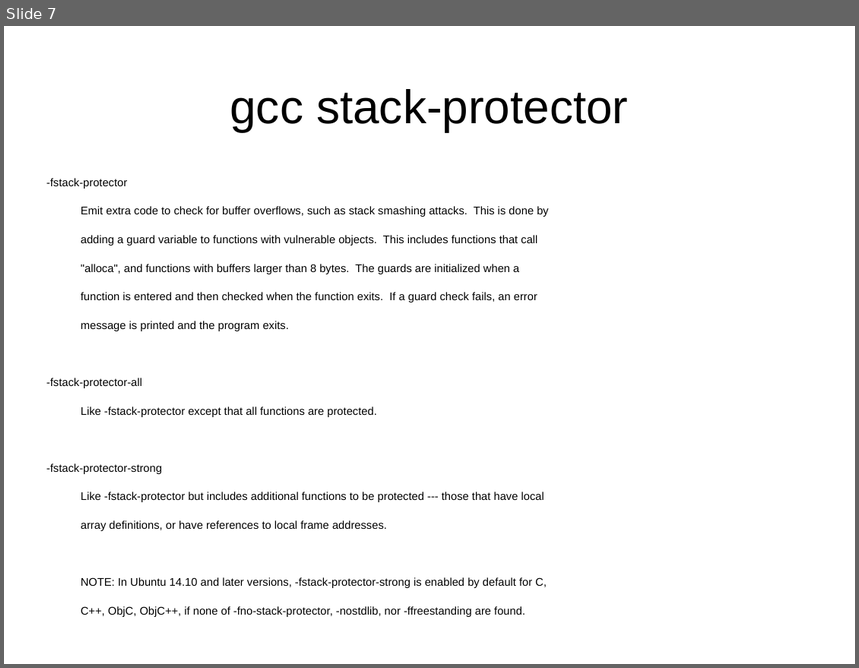
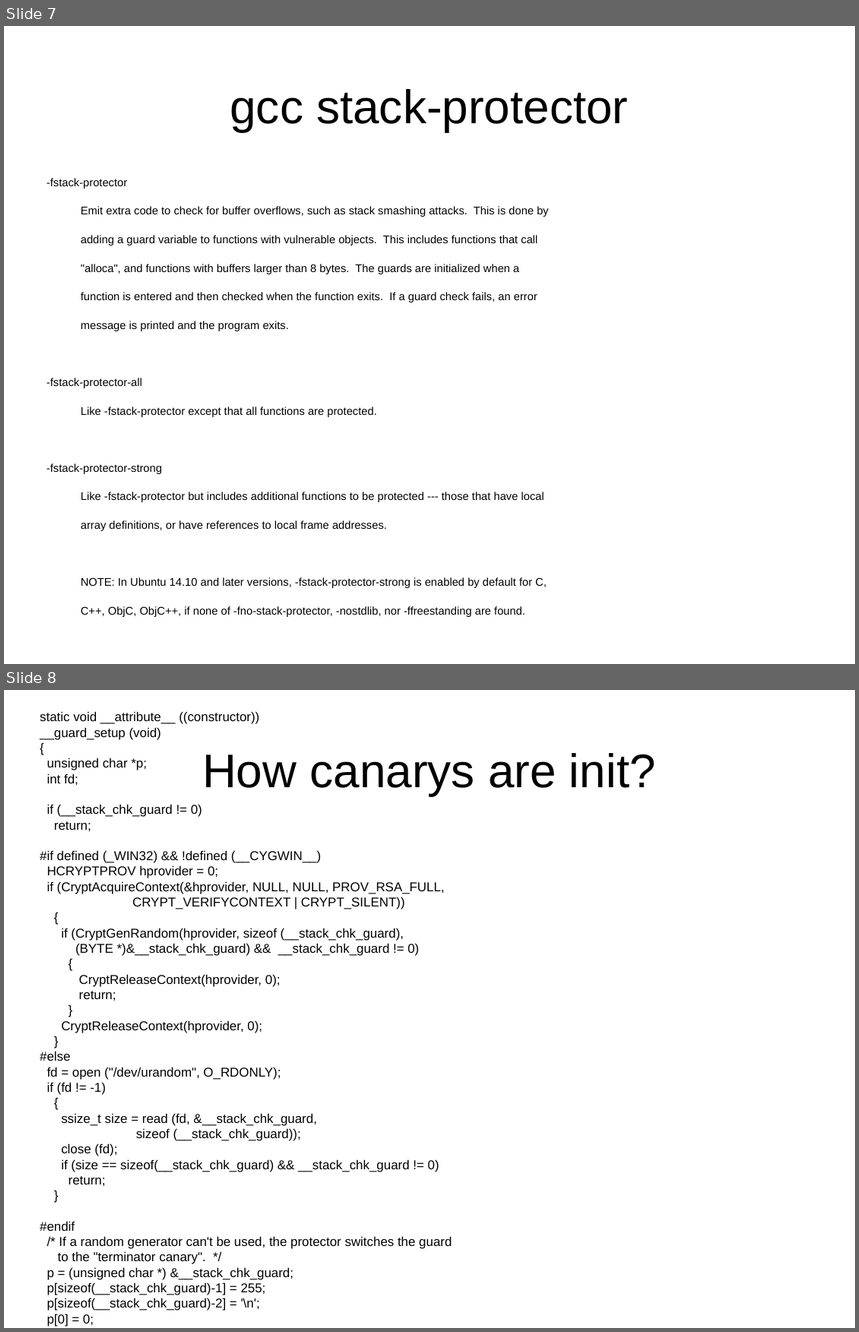
Before and after one commit to gomord/posix_locks, a slide deck: how_canarys_start/canarys/canarys.odp. Shown one above the other, each under a label of ours: slide 7 before the commit, slides 7 and 8 after it. The pictures are 859x668 and 859x1332 pixels, drawn with LibreOffice and Linux fonts; fonts in the diff are those of the drawing. Boxes give left, top, right and bottom in pixels: in the first picture for what was removed or moved away, otherwise in the second. Text is boxed around its words. In the diff, an @@ line names an element or a change of style, - is before the commit and + after.

Commit message:
add odp

```diff
--- a/how_canarys_start/canarys/canarys.odp
+++ b/how_canarys_start/canarys/canarys.odp
@@ slide 8 added at bbox=[4, 690, 855, 1328], background #FFFFFF @@
@@ text added at bbox=[40, 711, 452, 1327], 12 pt, text #000000 @@
+static void __attribute__ ((constructor))
+__guard_setup (void)
+{
+unsigned char *p;
+int fd;
+if (__stack_chk_guard != 0)
+return;
+#if defined (_WIN32) && !defined (__CYGWIN__)
+HCRYPTPROV hprovider = 0;
+if (CryptAcquireContext(&hprovider, NULL, NULL, PROV_RSA_FULL,
+CRYPT_VERIFYCONTEXT | CRYPT_SILENT))
+{
+if (CryptGenRandom(hprovider, sizeof (__stack_chk_guard),
+(BYTE *)&__stack_chk_guard) && __stack_chk_guard != 0)
+{
+CryptReleaseContext(hprovider, 0);
+return;
+}
+CryptReleaseContext(hprovider, 0);
+}
+#else
+fd = open ("/dev/urandom", O_RDONLY);
+if (fd != -1)
+{
+ssize_t size = read (fd, &__stack_chk_guard,
+sizeof (__stack_chk_guard));
+close (fd);
+if (size == sizeof(__stack_chk_guard) && __stack_chk_guard != 0)
+return;
+}
+#endif
+/* If a random generator can't be used, the protector switches the guard
+to the "terminator canary". */
+p = (unsigned char *) &__stack_chk_guard;
+p[sizeof(__stack_chk_guard)-1] = 255;
+p[sizeof(__stack_chk_guard)-2] = '\n';
+p[0] = 0;
+}
@@ title added at bbox=[202, 753, 656, 796], 44 pt, text #000000 @@
+How canarys are init?
```
Also in this commit, not shown: 1 slide changed, 4 other slides added, 1 slide removed.
